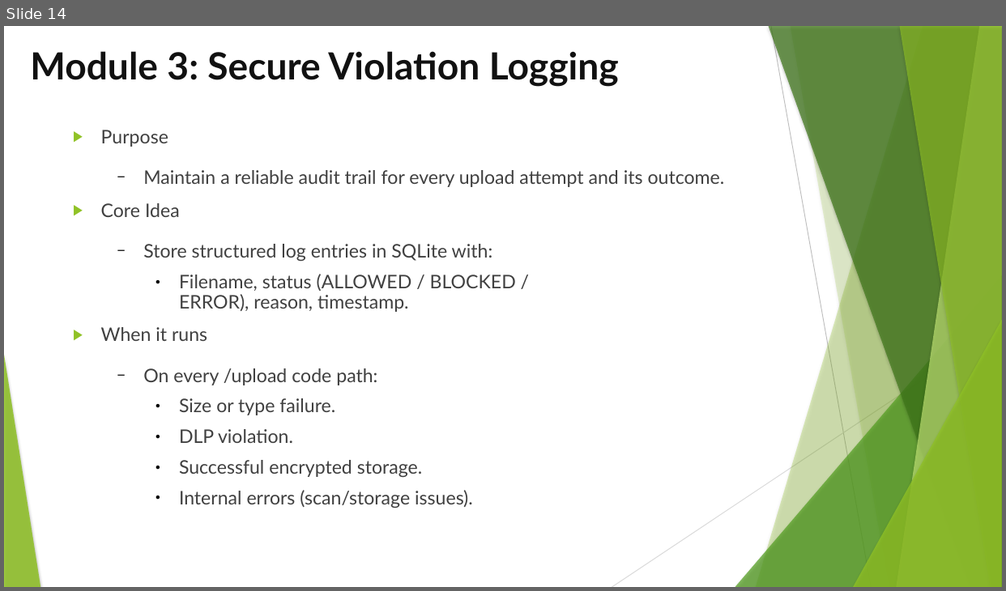
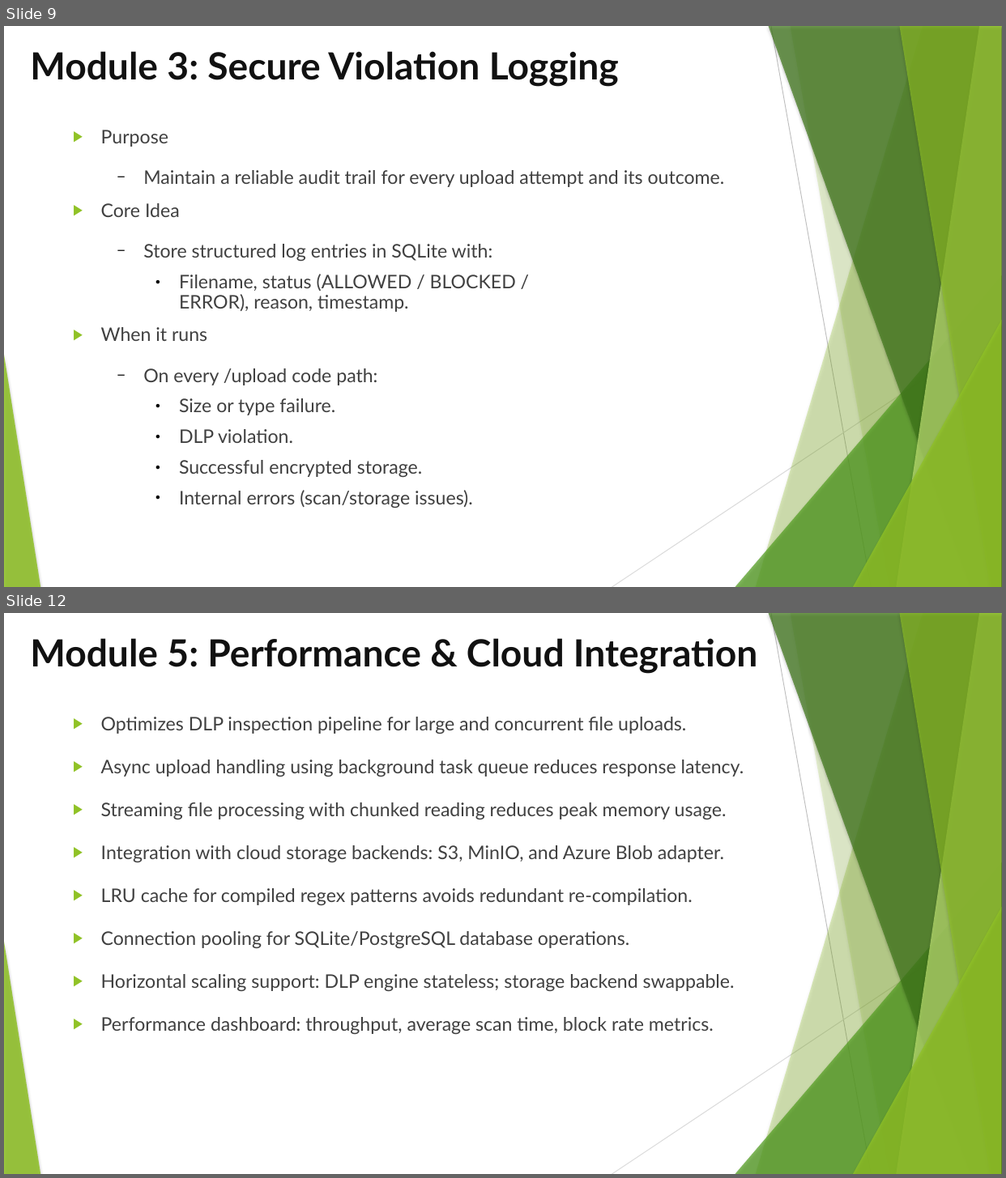
Before and after one commit to fyxvoid/cloud-dlp, a slide deck: cloud-dlp-review-II.pptx. Shown one above the other, each under a label of ours: slide 14 before the commit, slides 9 and 12 after it; the slides between them are not shown. The pictures are 1006x591 and 1006x1178 pixels, drawn with LibreOffice and Linux fonts; fonts in the diff are those of the drawing. Boxes give left, top, right and bottom in pixels: in the first picture for what was removed or moved away, otherwise in the second. Text is boxed around its words. In the diff, an @@ line names an element or a change of style, - is before the commit and + after.

```diff
--- a/cloud-dlp-review-II.pptx
+++ b/cloud-dlp-review-II.pptx
@@ slide 12 added at [4,613,1002,1174], background #FFFFFF; not listed: 10 template elements that a slide beside it also shows @@
@@ title added at [30,638,757,674], 36 pt, text #111111, bold @@
+Module 5: Performance & Cloud Integration
@@ text added at [101,717,744,1034], 18 pt, text #404040 @@
+▶ Optimizes DLP inspection pipeline for large and concurrent file uploads.
+▶ Async upload handling using background task queue reduces response latency.
+▶ Streaming file processing with chunked reading reduces peak memory usage.
+▶ Integration with cloud storage backends: S3, MinIO, and Azure Blob adapter.
+▶ LRU cache for compiled regex patterns avoids redundant re-compilation.
+▶ Connection pooling for SQLite/PostgreSQL database operations.
+▶ Horizontal scaling support: DLP engine stateless; storage backend swappable.
+▶ Performance dashboard: throughput, average scan time, block rate metrics.
@@ what was slide 14 is now slide 9 @@
@@ slide 9 changed as well @@
@@ freeform shape at [899,26,1002,587]: outline redrawn @@
```
Also in this commit, not shown: 9 other slides changed, 5 other slides added, 9 slides removed, 2 other files.
